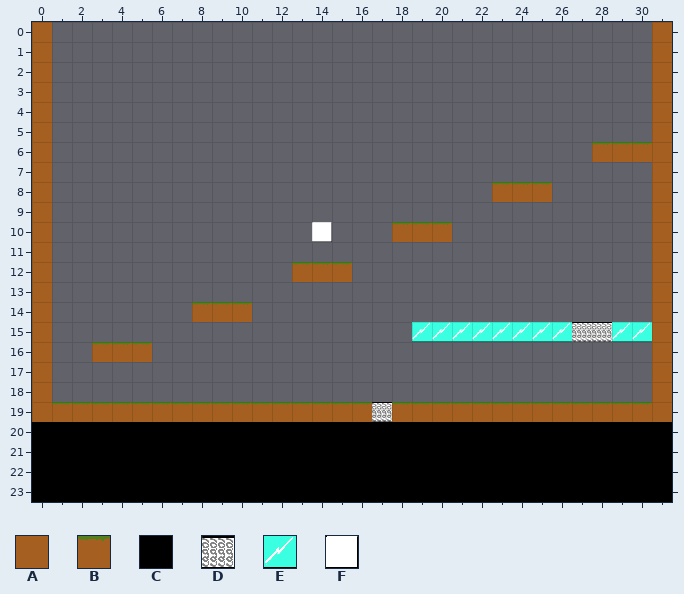
Tiled map: level1.tmx. That is the earlier state.
Cells are 32x32 px. Shown: x 0..31, y 0..23.
Key: from "rutor32x32": A 0, B 1, C 2, D 4, E 5, F 7.
_ is an empty cell.
Layer "layer" before, first column x 0:
 0 A______________________________A
 1 A______________________________A
 2 A______________________________A
 3 A______________________________A
 4 A______________________________A
 5 A______________________________A
 6 A___________________________BBBA
 7 A______________________________A
 8 A______________________BBB_____A
 9 A______________________________A
10 A_____________F___BBB__________A
11 A______________________________A
12 A____________BBB_______________A
13 A______________________________A
14 A_______BBB____________________A
15 A__________________EEEEEEEEDDEEA
16 A__BBB_________________________A
17 A______________________________A
18 A______________________________A
19 ABBBBBBBBBBBBBBBBDBBBBBBBBBBBBBA
20 CCCCCCCCCCCCCCCCCCCCCCCCCCCCCCCC
21 CCCCCCCCCCCCCCCCCCCCCCCCCCCCCCCC
22 CCCCCCCCCCCCCCCCCCCCCCCCCCCCCCCC
23 CCCCCCCCCCCCCCCCCCCCCCCCCCCCCCCC
After:
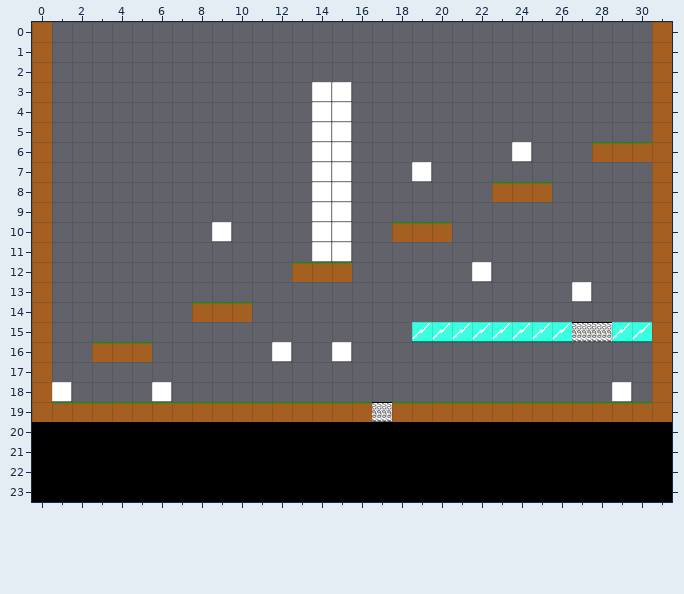
The exact change:
Changed rows in their new state; . is an unchanged cell.
Layer "layer":
first column x 1:
 3 .............FF..............
 4 .............FF..............
 5 .............FF..............
 6 .............FF........F.....
 7 .............FF...F..........
 8 .............FF..............
 9 .............FF..............
10 ........F.....F..............
11 .............FF..............
12 .....................F.......
13 ..........................F..
16 ...........F..F..............
18 F....F......................F
